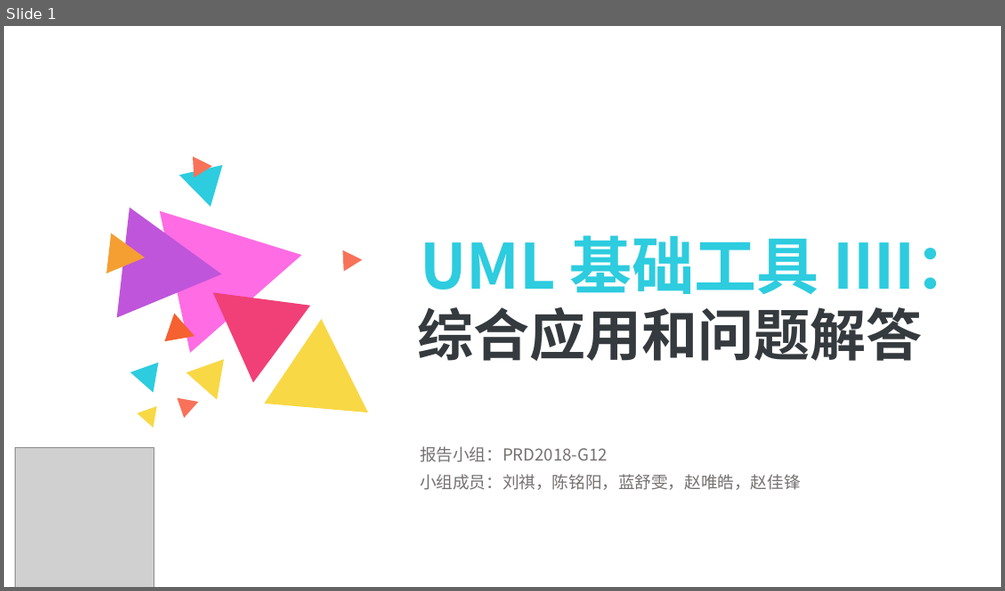
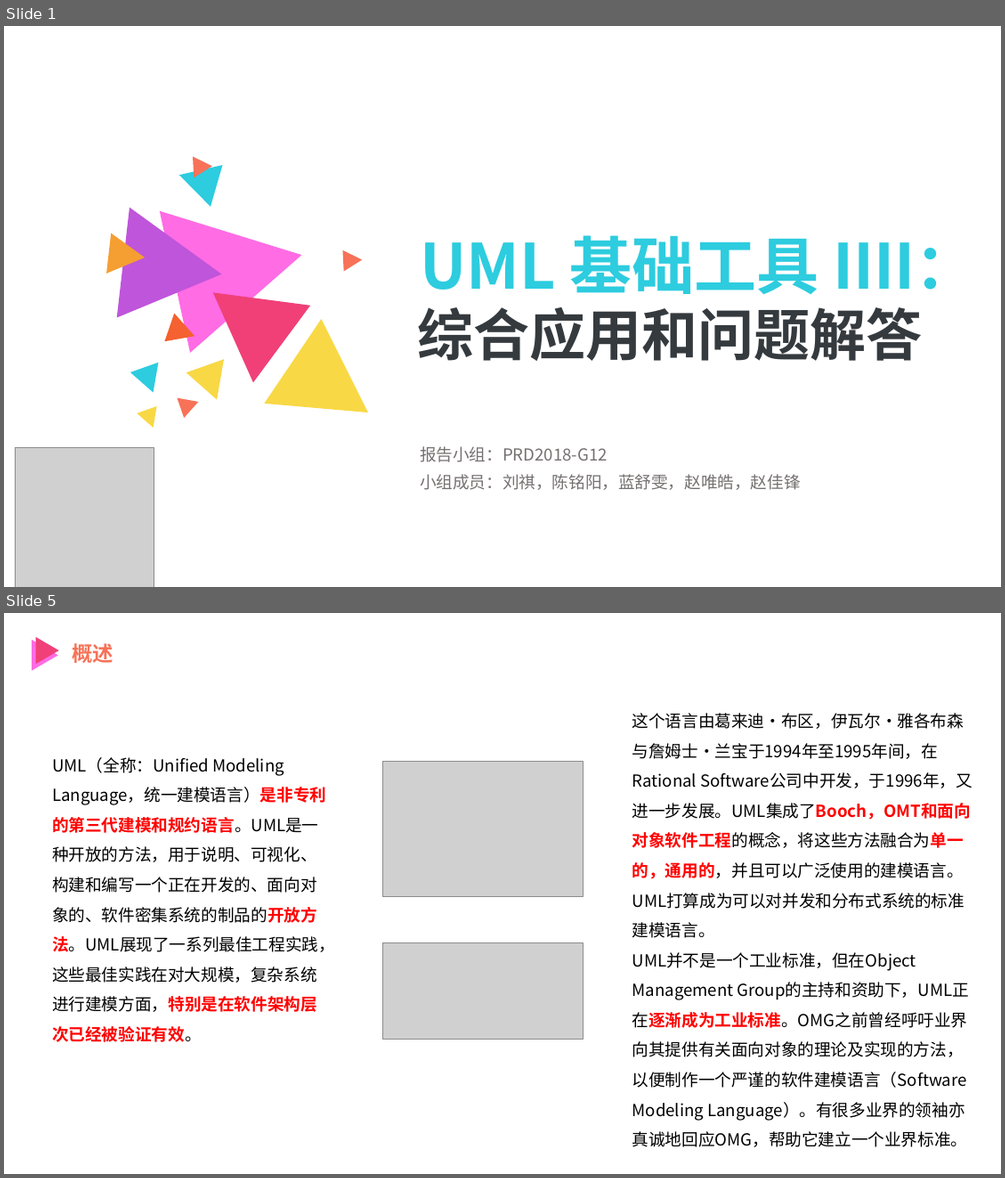
Before and after one commit to PRD2018-G12/SE-Education-Assistant-System, a slide deck: 非受控文档/UML翻转课堂/UML 基础 综合应用和问题解答.pptx. Shown one above the other, each under a label of ours: slide 1 before the commit, slides 1 and 5 after it; the slides between them are not shown. The pictures are 1005x591 and 1005x1178 pixels, drawn with LibreOffice and Linux fonts; fonts in the diff are those of the drawing; grey boxes stand for pictures. Boxes give left, top, right and bottom in pixels: in the first picture for what was removed or moved away, otherwise in the second. Text is boxed around its words. In the diff, an @@ line names an element or a change of style, - is before the commit and + after.

```diff
--- a/非受控文档/UML翻转课堂/UML 基础 综合应用和问题解答.pptx
+++ b/非受控文档/UML翻转课堂/UML 基础 综合应用和问题解答.pptx
@@ slide 5 added at box(4, 613, 1001, 1174), background #FFFFFF @@
@@ triangle added at box(36, 637, 59, 665), fill #F04077 @@
@@ triangle added at box(32, 640, 57, 671), fill #FF6CE4 @@
@@ text added at box(72, 643, 113, 663), 20 pt, text #F77258, bold @@
+概述
@@ text added at box(632, 713, 972, 1147), 16 pt, text #000000 @@
+这个语言由葛来迪·布区，伊瓦尔·雅各布森与詹姆士·兰宝于1994年至1995年间，在Rational Software公司中开发，于1996年，又进一步发展。UML集成了Booch，OMT和面向对象软件工程的概念，将这些方法融合为单一的，通用的，并且可以广泛使用的建模语言。UML打算成为可以对并发和分布式系统的标准建模语言。
+UML并不是一个工业标准，但在Object Management Group的主持和资助下，UML正在逐渐成为工业标准。OMG之前曾经呼吁业界向其提供有关面向对象的理论及实现的方法，以便制作一个严谨的软件建模语言（Software Modeling Language）。有很多业界的领袖亦真诚地回应OMG，帮助它建立一个业界标准。
@@ text added at box(52, 757, 335, 1042), 16 pt, text #000000 @@
+UML（全称：Unified Modeling Language，统一建模语言）是非专利的第三代建模和规约语言。UML是一种开放的方法，用于说明、可视化、构建和编写一个正在开发的、面向对象的、软件密集系统的制品的开放方法。UML展现了一系列最佳工程实践，这些最佳实践在对大规模，复杂系统进行建模方面，特别是在软件架构层次已经被验证有效。
@@ picture added at box(383, 762, 583, 896) @@
@@ picture added at box(383, 943, 583, 1040) @@
```
Also in this commit, not shown: 11 slides changed, 17 other slides added, 36 slides removed, 1 other file.
